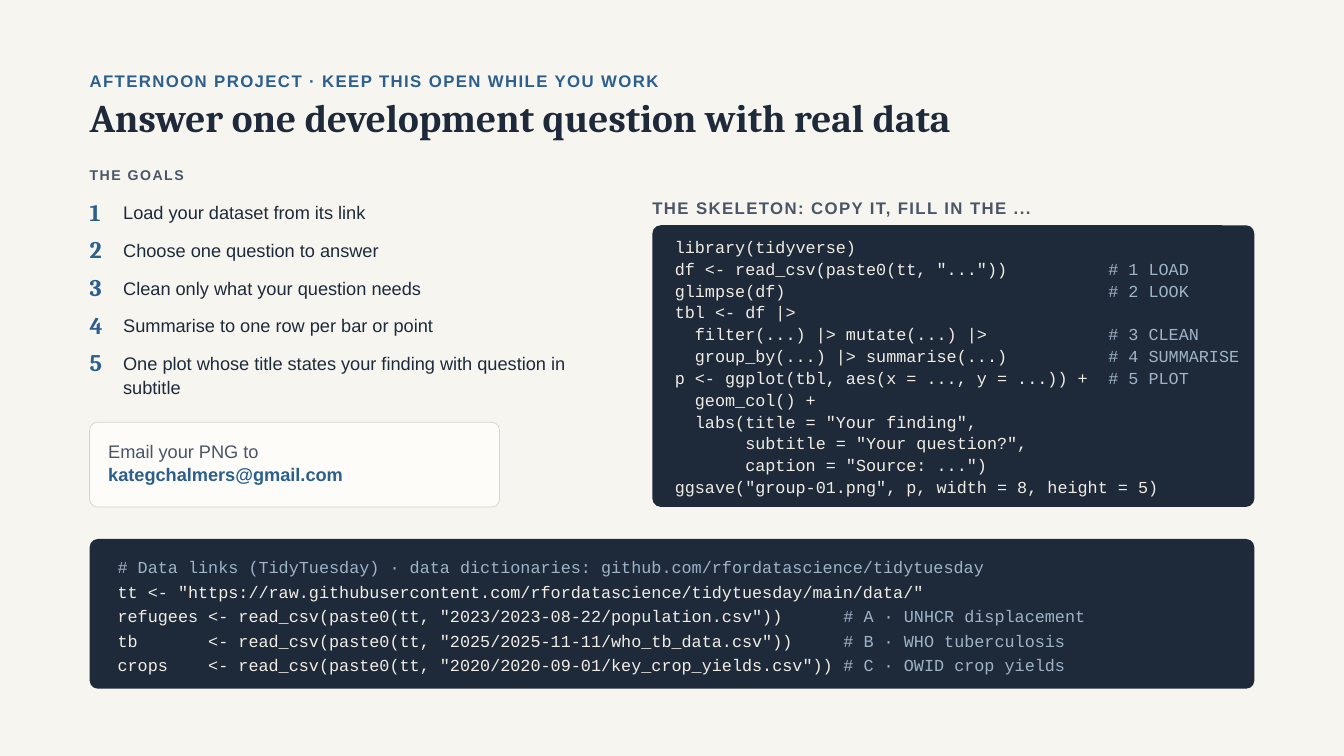
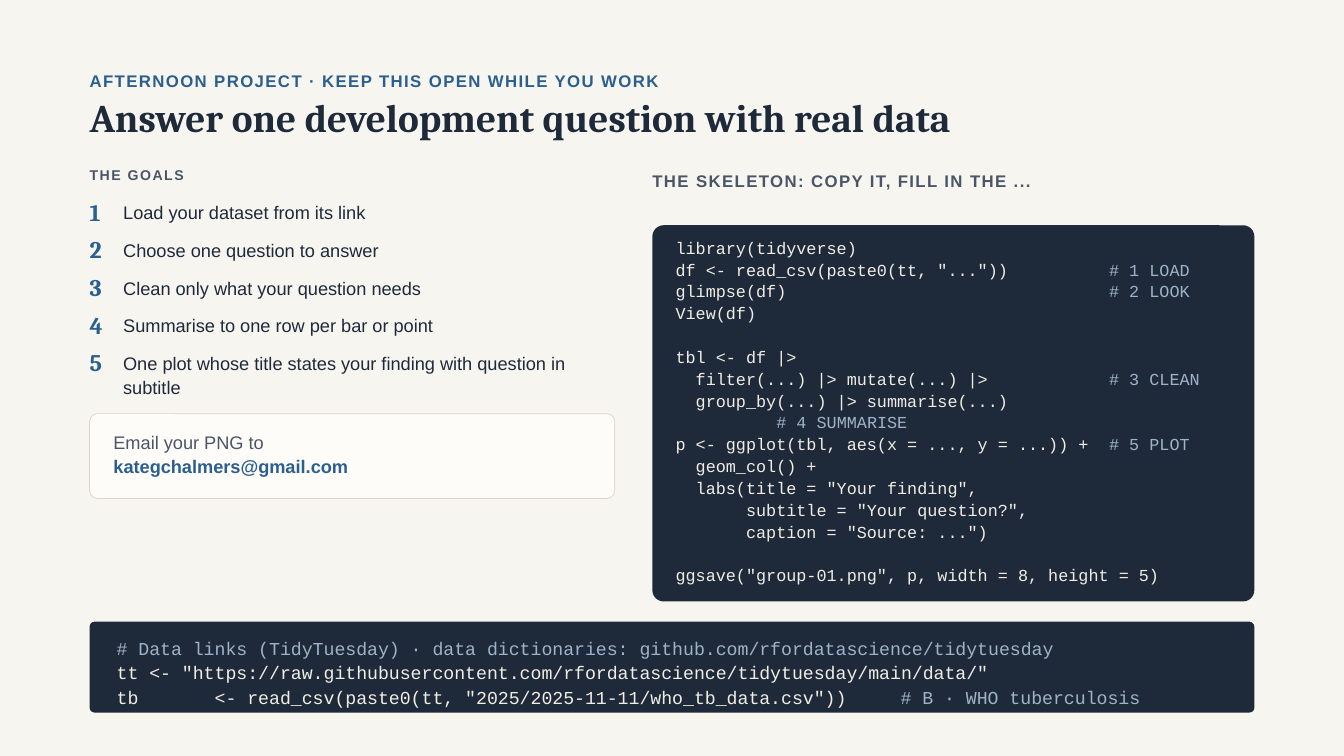
Before and after one commit to kate-chalmers/r-for-international-data, a slide deck: slide 75 of R for Development Data_updated.pptx. Drawn at 1344x756 pixels with LibreOffice and Linux fonts; fonts in the diff are those of the drawing. Boxes give left, top, right and bottom in pixels: in the first picture for what was removed or moved away, otherwise in the second. Text is boxed around its words. In the diff, an @@ line names an element or a change of style, - is before the commit and + after.

```diff
--- a/R for Development Data_updated.pptx
+++ b/R for Development Data_updated.pptx
@@ text "THE SKELETON: COPY IT, FILL ...": place and size @@
-text "THE SKELETON: COPY IT, FILL ..." at (652, 202, 1006, 217)
+text "THE SKELETON: COPY IT, FILL ..." at (652, 175, 1006, 190)
@@ rounded rectangle "library(tidyverse)": place and size @@
-rounded rectangle "library(tidyverse)" at (652, 225, 1254, 506)
+rounded rectangle "library(tidyverse)" at (652, 225, 1254, 601)
@@ text in rounded rectangle at (676, 307, 757, 323): paragraph added @@
+View(df)
@@ rounded rectangle: place and size @@
-rounded rectangle at (90, 422, 500, 507)
+rounded rectangle at (90, 413, 615, 498)
@@ text in rounded rectangle at (696, 395, 1008, 428): text changed @@
-group_by(...) |> summarise(...) # 4 SUMMARISE
+group_by(...) |> summarise(...)
+# 4 SUMMARISE
@@ text "Email your PNG to": place and size @@
-text "Email your PNG to" at (108, 445, 258, 462)
+text "Email your PNG to" at (113, 436, 264, 453)
@@ text "kategchalmers@gmail.com": place and size @@
-text "kategchalmers@gmail.com" at (108, 467, 343, 485)
+text "kategchalmers@gmail.com" at (113, 459, 348, 477)
@@ rounded rectangle "# Data links (TidyTuesday) · ...": place and size @@
-rounded rectangle "# Data links (TidyTuesday) · ..." at (90, 539, 1255, 690)
+rounded rectangle "# Data links (TidyTuesday) · ..." at (90, 622, 1255, 713)
@@ rounded rectangle "# Data links (TidyTuesday) · ..." at (90, 622, 1255, 713): size 12 to 13 pt @@
@@ text in rounded rectangle at (118, 610, 1085, 626): paragraph removed @@
-refugees <- read_csv(paste0(tt, "2023/2023-08-22/population.csv")) # A · UNHCR displacement
@@ text in rounded rectangle at (118, 659, 1065, 675): paragraph removed @@
-crops <- read_csv(paste0(tt, "2020/2020-09-01/key_crop_yields.csv")) # C · OWID crop yields
```
Also in this commit, not shown: 2 other slides changed.
